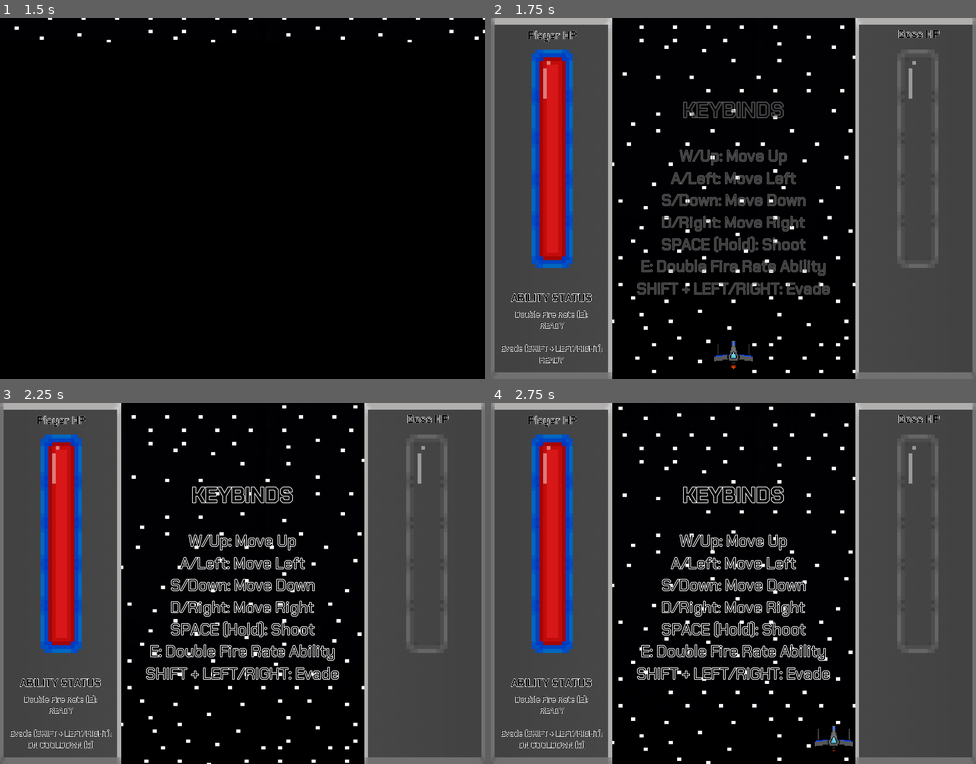
Above: before the commit, frames 1-4 (two rows, left to right).
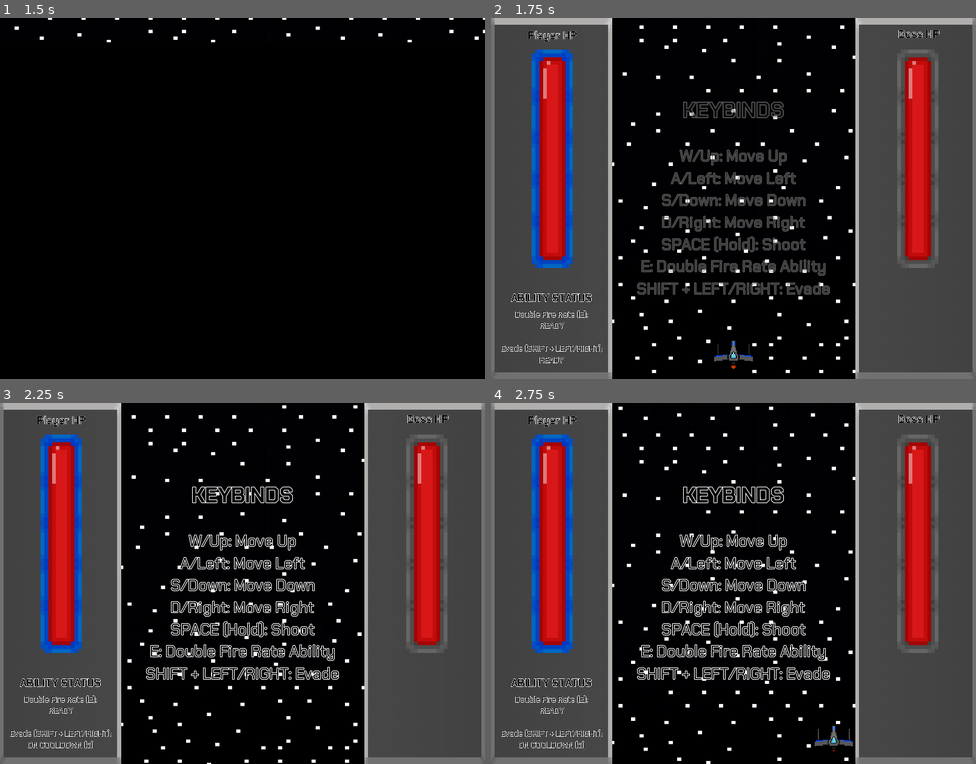
Above: after the commit, the same moments.

Repository: Cecilist/Final-BossFightBulletShooter
Game: Godot game, scene res://Menu/MainMenu.tscn
The game is run twice, just before and just after one commit, with the same random seed, the same clock (stepped at 60 frames per second) and the same inputs.
Inputs:
- Up to frame 1 (1.5 s): click "PLAY" at 0.5 s; click "PLAY" at 1.25 s
- Up to frame 2 (1.75 s): no input
- Up to frame 3 (2.25 s): tap Enter (play_game) at 2 s; hold D (move_right) from 2.03 s (still down); hold Shift (evade) from 2.03 s (still down)
- Up to frame 4 (2.75 s): keep holding D (move_right); keep holding Shift (evade)

Frame 1 is identical in both runs. In frame 2, 3.0% of the frame differs, in the area x 85-91%, y 10-68%; in frame 3, 3.0%; in frame 4, 3.0%.

Commit message:
boss health bar fix

Diff:
--- a/project/Boss/Boss.gd
+++ b/project/Boss/Boss.gd
@@ -2,7 +2,7 @@
 extends KinematicBody2D
 
 
-export var boss_health: float = 100.0
+export var boss_health: float = 1000.0
 
 var boss_health_percent: float = 100.0
 var is_paused: bool = true
@@ -36,7 +36,7 @@
 		get_parent().show_won_game()
 		_velocity = Vector2(0,0)
 
-		boss_health_percent = _remaining_boss_health / boss_health
+	boss_health_percent = _remaining_boss_health / boss_health
 	boss_health_percent = clamp(boss_health_percent, 0, 100)
 
 	# Needs to be implemented in a less overwhelming way
--- a/project/Level/Level.gd
+++ b/project/Level/Level.gd
@@ -50,6 +50,7 @@
 		show_game_over()
 
 	$Overlay/HUD/BossHUD/BossHealth.scale.x = 2.25 * $Boss.boss_health_percent
+	print($Boss.boss_health_percent)
 	if $Boss.boss_health_percent == 0:
 		show_won_game()
 
Not shown: 2 places in project/HUD/HUD.tscn that only renumber resources
Not shown: 5 places in project/Level/Level.tscn that only renumber resources
